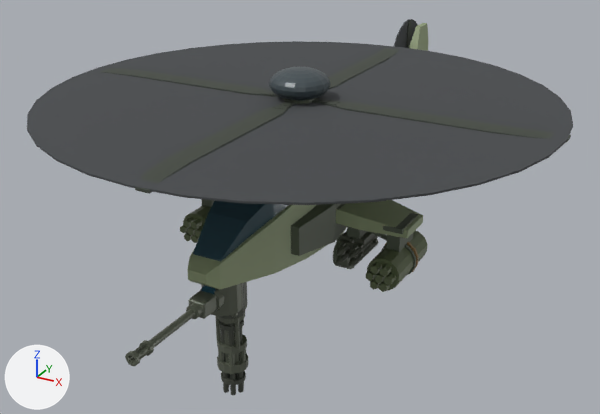
Two versions of the FBX model AH64UnityProject/Assets/AH64/Source/FBX/AH64.fbx, one commit apart.
The view is the same before and after, from a 50 mm lens placed at (4.45, -8.09, 4.86), pointed at (-0.18, 0.34, 0.65). The lights are fixed; the arrows at lower left show +X, +Y and +Z. The older version comes first. Where no turn or scale is listed for an object, it has been applied to the vertices.

In view in the first picture: 'Airframe', 'AirframeDark', 'Canopy', 'ChinBarrel', 'ChinCannon', 'ChinGatling', 'ChinGatlingHousing', 'ChinTurret', 'MainRotor', 'PodRocketL', 'PodRocketR', 'RadarDome', 'RotorBlurMain' and 9 more.
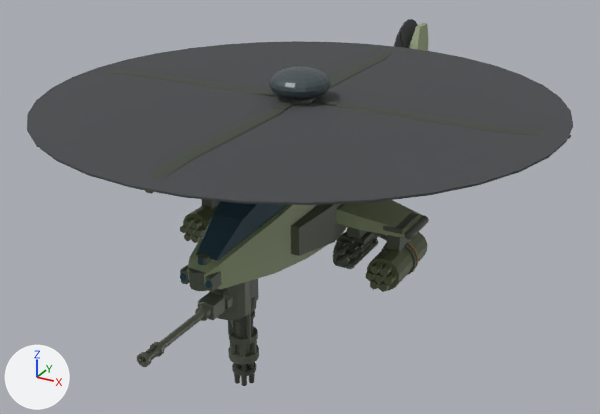
The change, as a list of edits to the scene's bpy script:
```text
Change me_canopy:
    where me_canopy.from_pydata(...)  # 28 vertices, 26 faces; spans x -0.42..0.42, y -1.95..0.25, z 0.96..1.72
    used by ob_canopy; location = (0.0, 0.0, 0.0)
    me_canopy part 1: 14 of 28 vertices moved; they spanned x -0.42..0.42, y -1.95..0.25, z 1.02..1.72 and now span x -0.31..0.31, y -1.95..0.25, z 1.02..1.72; mean shift (0.0, 0.0, 0.0); largest move (-0.42, 0.25, 1.55) -> (-0.31, 0.25, 1.55)
Change me_airframedark:
    used by ob_airframedark; location = (0.0, 0.0, 0.0)
    remove me_airframedark.from_pydata(...)  # 796 vertices, 630 faces; spans x -1.5..1.5, y -1.84..3.85, z 0.0..2.24
    add me_airframedark.from_pydata(...)  # 920 vertices, 732 faces; spans x -1.52..1.52, y -2.18..3.85, z 0.0..2.24
    me_airframedark part 2: a new loose piece, a 14-sided cylinder along z spanning x -0.13..0.13, y -2.18..-1.92, z 0.74..0.94, in mat_matah64darkstatic (greyish green #555d4d)
    me_airframedark part 3: a new loose piece, a 12-sided cylinder along z spanning x -0.062..0.062, y -2.062..-1.938, z 0.973..1.048, in mat_matah64darkstatic (greyish green #555d4d)
    me_airframedark part 4: a new loose piece, a box spanning x 0.12..0.19, y -2.155..-1.985, z 0.765..0.915, in mat_matah64darkstatic (greyish green #555d4d)
    me_airframedark part 5: a new loose piece, a box spanning x -0.19..-0.12, y -2.155..-1.985, z 0.765..0.915, in mat_matah64darkstatic (greyish green #555d4d)
    me_airframedark part 6: a new loose piece, a 10-sided cylinder along y spanning x 1.42..1.52, y -0.13..0.33, z 0.79..0.9, in mat_matah64darkstatic (greyish green #555d4d)
    me_airframedark part 7: a new loose piece, a UV sphere (10 segments, 6 rings, poles along z) spanning x 1.42..1.52, y -0.19..-0.08, z 0.79..0.9, in mat_matah64darkstatic (greyish green #555d4d)
    other edits to the shape of me_airframedark do not show in these pictures
Change ob_chincannon:
    ob_chincannon.location: (0.0, -1.56, 0.46) -> (0.0, -1.33, 0.44)
Change ob_chinturret:
    ob_chinturret.location: (0.0, -1.7, 0.66) -> (0.0, -1.55, 0.64)
Change ob_chinbarrel:
    ob_chinbarrel.location: (0.0, -0.14, 0.2) -> (0.0, -0.22, 0.2)
Change ob_chingatlinghousing:
    ob_chingatlinghousing.location: (0.0, -1.56, 0.46) -> (0.0, -1.33, 0.44)
Change ob_chingatling:
    ob_chingatling.location: (0.0, -1.56, 0.46) -> (0.0, -1.33, 0.44)
```

Pixel boxes (x1, y1, x2, y2) of what changed, in the pictures (600 x 414 px):
'AirframeDark', reshaped (mostly hidden): before (201, 98, 418, 275); after (180, 98, 429, 292)
'Canopy', reshaped: before (193, 201, 288, 262); after (196, 201, 287, 261)
'ChinBarrel', moved: before (125, 291, 217, 366); after (137, 293, 225, 367)
'ChinCannon', moved: before (216, 305, 248, 374); after (228, 298, 259, 365)
'ChinGatling', moved: before (219, 319, 246, 395); after (232, 311, 256, 386)
'ChinTurret', moved: before (199, 283, 244, 316); after (209, 281, 251, 320)
'ChinGatlingHousing', moved (mostly hidden): before (219, 282, 247, 319); after (251, 279, 259, 309)
part 2 of me_airframedark, added: after (189, 268, 207, 291)
part 3 of me_airframedark, added: after (198, 253, 210, 265)
part 4 of me_airframedark, added: after (206, 271, 222, 292)
part 5 of me_airframedark, added: after (180, 265, 189, 284)
part 6 of me_airframedark, added: after (409, 215, 429, 237)
part 7 of me_airframedark, added: after (404, 230, 414, 240)
